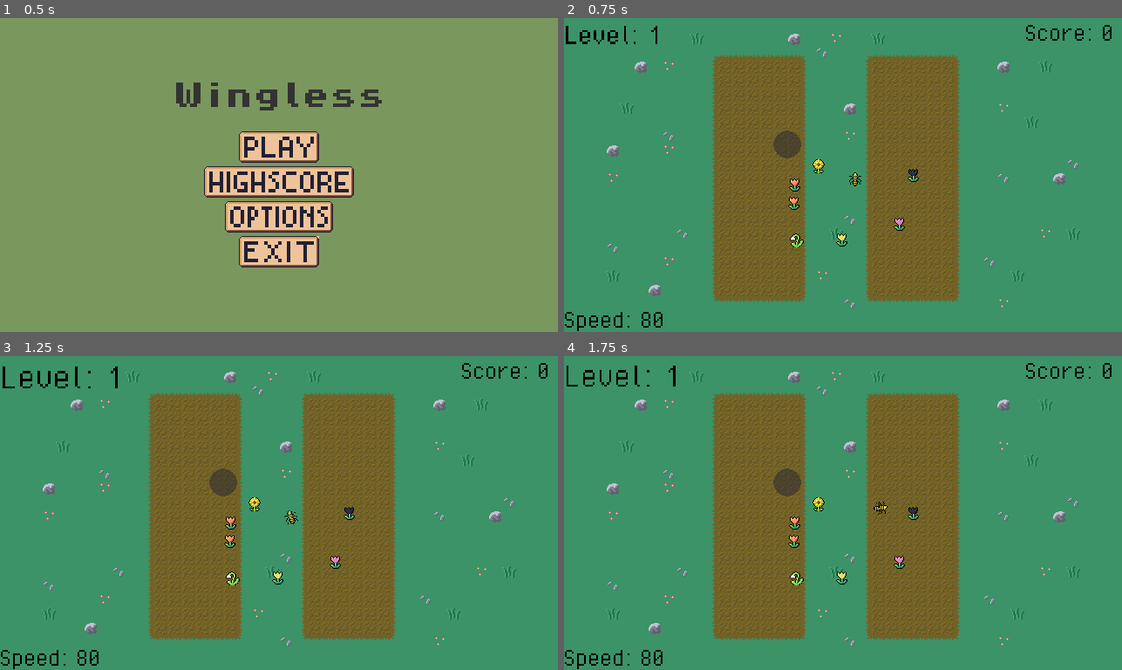
Above: before the commit, frames 1-4 (two rows, left to right).
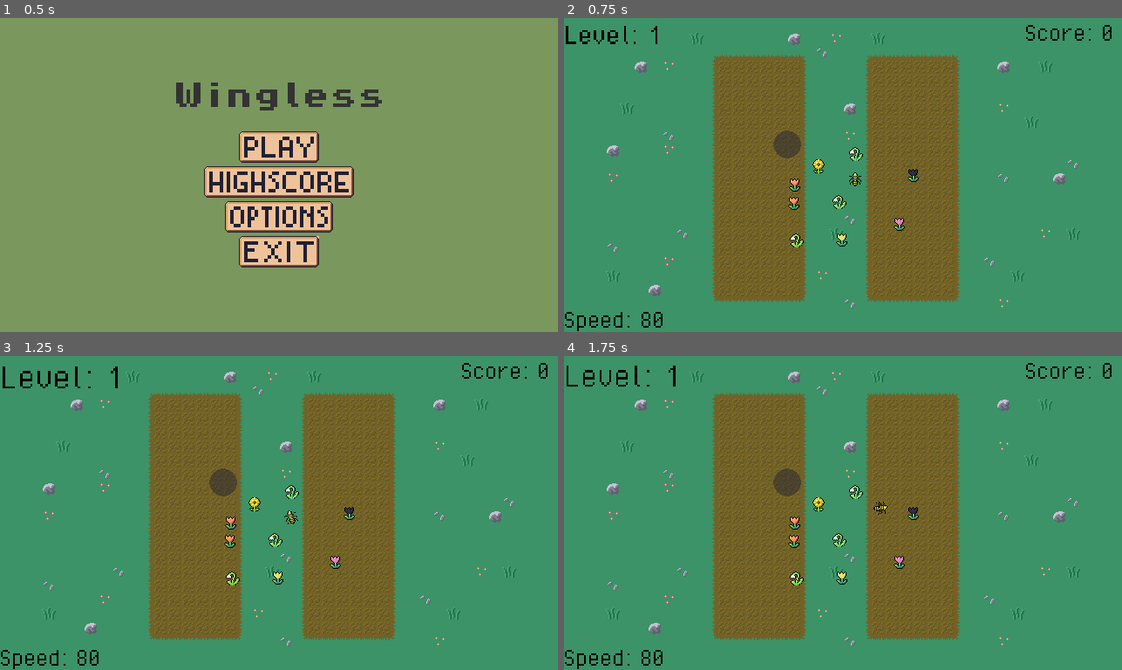
Above: after the commit, the same moments.

Repository: peterakerblom/wingless
Game: Godot game, scene res://scenes/ui/main_menu.tscn
The game is run twice, just before and just after one commit, with the same random seed, the same clock (stepped at 60 frames per second) and the same inputs. Sound files missing from this copy of the repository are replaced by a short silence.
Inputs (mouse positions are in pixels of both pictures, inside the frame that each line leads up to):
- Up to frame 1 (0.5 s): no input
- Up to frame 2 (0.75 s): click (843, 146) at 0.5 s
- Up to frame 3 (1.25 s): no input
- Up to frame 4 (1.75 s): move the mouse to (965, 497) at 1.27 s; hold W (move_up) from 1.28 s (still down)

Frame 1 is identical in both runs. In frame 2, 0.1% of the frame differs, in the area x 48-54%, y 41-61%; in frame 3, 0.1%; in frame 4, 0.1%.

Commit message:
fix: icons and powerups

Diff:
--- a/resources/powerups/extra_points_res.tres
+++ b/resources/powerups/extra_points_res.tres
@@ -1,6 +1,7 @@
-[gd_resource type="Resource" script_class="ExtraPoints" load_steps=2 format=3 uid="uid://bw4tvrtpt0ec3"]
+[gd_resource type="Resource" script_class="ExtraPoints" load_steps=3 format=3 uid="uid://bw4tvrtpt0ec3"]
 
 [ext_resource type="Script" path="res://scripts/powerups/extra_points.gd" id="1_j0x53"]
+[ext_resource type="Texture2D" uid="uid://plxjpfprcmk6" path="res://assets/images/icons/icon_coins_16.png" id="1_w5xf7"]
 
 [resource]
 script = ExtResource("1_j0x53")
@@ -8,3 +9,4 @@
 points_multiplier = 2
 powerup_duration = 15.0
 powerup_name = "Extra Points"
+icon = ExtResource("1_w5xf7")
--- a/resources/powerups/freeze_enemies_res.tres
+++ b/resources/powerups/freeze_enemies_res.tres
@@ -1,8 +1,10 @@
-[gd_resource type="Resource" script_class="FreezeEnemies" load_steps=2 format=3 uid="uid://mngbtoekh6jr"]
+[gd_resource type="Resource" script_class="FreezeEnemies" load_steps=3 format=3 uid="uid://bldqld7208fo6"]
 
+[ext_resource type="Texture2D" uid="uid://dfbg3wvwl872w" path="res://assets/images/icons/icon_freeze_16.png" id="1_hltcg"]
 [ext_resource type="Script" path="res://scripts/powerups/freeze_enemies.gd" id="1_xhjk0"]
 
 [resource]
 script = ExtResource("1_xhjk0")
 powerup_duration = 5.0
 powerup_name = "Freeze Enemies"
+icon = ExtResource("1_hltcg")
--- a/resources/powerups/increase_speed_res.tres
+++ b/resources/powerups/increase_speed_res.tres
@@ -1,9 +1,11 @@
-[gd_resource type="Resource" script_class="IncreaseSpeed" load_steps=2 format=3 uid="uid://dplb1rboel0aq"]
+[gd_resource type="Resource" script_class="IncreaseSpeed" load_steps=3 format=3 uid="uid://dplb1rboel0aq"]
 
 [ext_resource type="Script" path="res://scripts/powerups/speed.gd" id="1_g0wgd"]
+[ext_resource type="Texture2D" uid="uid://d0ak0rta1bkd8" path="res://assets/images/icons/icon_speed_16.png" id="1_ncdq7"]
 
 [resource]
 script = ExtResource("1_g0wgd")
 speed_boost = 15.0
 powerup_duration = 10.0
 powerup_name = "Increased Speed"
+icon = ExtResource("1_ncdq7")
--- a/scenes/game_ui/powerup_bar.tscn
+++ b/scenes/game_ui/powerup_bar.tscn
@@ -26,11 +26,19 @@
 value = 40.0
 show_percentage = false
 
-[node name="Label" type="Label" parent="."]
+[node name="HBoxContainer" type="HBoxContainer" parent="ProgressBar"]
 layout_mode = 0
-offset_left = -86.0
-offset_right = 91.0
+offset_right = 327.0
 offset_bottom = 27.0
+alignment = 1
+
+[node name="Label" type="Label" parent="ProgressBar/HBoxContainer"]
+layout_mode = 2
 theme_override_fonts/font = ExtResource("2_eck46")
 horizontal_alignment = 1
 vertical_alignment = 1
+
+[node name="TextureRect" type="TextureRect" parent="ProgressBar/HBoxContainer"]
+layout_mode = 2
+size_flags_vertical = 4
+stretch_mode = 2
--- a/scenes/level.tscn
+++ b/scenes/level.tscn
@@ -97,13 +97,19 @@
 position = Vector2(267, 255)
 scale = Vector2(1, 1.00778)
 
+[node name="Plant8" parent="Flowers" instance=ExtResource("16_qr8o6")]
+position = Vector2(316, 211)
+
+[node name="Plant9" parent="Flowers" instance=ExtResource("16_qr8o6")]
+position = Vector2(335, 156)
+
 [node name="Enemies" type="Node" parent="."]
 
 [node name="Spawns" type="Node" parent="."]
 
-[node name="SpawnLeft" parent="Spawns" groups=["Spawns"] instance=ExtResource("5_51k3b")]
+[node name="SpawnLeft" parent="Spawns" instance=ExtResource("5_51k3b")]
 
-[node name="SpawnRight" parent="Spawns" groups=["Spawns"] instance=ExtResource("5_51k3b")]
+[node name="SpawnRight" parent="Spawns" instance=ExtResource("5_51k3b")]
 position = Vector2(620, 0)
 flip_texture = true
 
--- a/scenes/spawn.tscn
+++ b/scenes/spawn.tscn
@@ -5,7 +5,7 @@
 [sub_resource type="RectangleShape2D" id="RectangleShape2D_dft0q"]
 size = Vector2(20, 360)
 
-[node name="Spawn" type="StaticBody2D"]
+[node name="Spawn" type="StaticBody2D" groups=["Spawns"]]
 script = ExtResource("1_gsica")
 
 [node name="CollisionShape2D" type="CollisionShape2D" parent="."]
--- a/scripts/globals/highscore_manager.gd
+++ b/scripts/globals/highscore_manager.gd
@@ -14,7 +14,8 @@
 
 func add_score(score: int, level: int) -> void:
 	highscores.append({"score": score, "level": level})
-	highscores.sort_custom(func(a,b): return b["score"] - a["score"])
+	#highscores.sort_custom(func(a,b): return b["score"] - a["score"])
+	highscores.sort_custom(func(a, b): return a["score"] > b["score"])
 	if highscores.size() > 10:
 		highscores = highscores.slice(0, 10)
 	print("💾 Sparar highscores")
@@ -38,9 +39,12 @@
 	var file = FileAccess.open(SAVE_PATH, FileAccess.READ)
 	if not file:
 		print("LOADING ERROR: Could not read file")
+		return
 	var text = file.get_as_text()
 	var json = JSON.parse_string(text)
 	if typeof(json) != TYPE_ARRAY:
 		print("LOADING ERROR: Data is not a TYPED_ARRAY")
-	highscores = json
+		highscores = []
+	else:
+		highscores = json
 	file.close()
--- a/scripts/plant.gd
+++ b/scripts/plant.gd
@@ -71,8 +71,6 @@
 	_on_pickup()
 	play_pop_animation()
 
-
-
 func _play_pop_sound():
 	var player = AudioStreamPlayer.new()
 	player.stream = pop_sound
@@ -101,7 +99,6 @@
 	particles.z_index = 999
 	get_tree().current_scene.add_child(particles)
 
-
 func _on_pickup():
 	var camera = get_tree().current_scene.get_node("Camera2D")
 	if camera:
--- a/scripts/powerup_bar.gd
+++ b/scripts/powerup_bar.gd
@@ -3,7 +3,8 @@
 signal expired(powerup)
 
 @onready var bar: ProgressBar = $ProgressBar
-@onready var label: Label = $Label
+@onready var texture_rect: TextureRect = $ProgressBar/HBoxContainer/TextureRect
+@onready var label: Label = $ProgressBar/HBoxContainer/Label
 
 var duration := 1.0
 var time_left := 1.0
@@ -24,6 +25,7 @@
 
 func start(powerup: Powerup): # , duration_value: float
 	active_powerup = powerup
+	texture_rect.texture = powerup.icon
 	duration = powerup.powerup_duration
 	time_left = duration
 	label.text = powerup.powerup_name
--- a/scripts/powerups/extra_points.gd
+++ b/scripts/powerups/extra_points.gd
@@ -5,11 +5,17 @@
 @export var points_multiplier: int = 2
 
 func apply(target: Node):
+	_multiply_points(target)
+
+func remove(taget: Node):
+	pass
+
+func _multiply_points(target: Node):
 	if target.data:
-		print(target)
 		target.data.points = target.data.points + bonus_points
 		pass
-		#print("Extra points:", bonus_points, "from", target.data.plant_name)
+	#print("Extra points:", bonus_points, "from", target.data.plant_name)
+
 
 # Called when the node enters the scene tree for the first time.
 func _ready() -> void:
--- a/scripts/powerups/freeze_enemies.gd
+++ b/scripts/powerups/freeze_enemies.gd
@@ -1,11 +1,8 @@
 extends Powerup
 class_name FreezeEnemies
 
-#@export var duration: float = 3.0
-
 func apply(target: Node):
 	_freeze_enemies(target)
-	# Här kan du signalera eller kalla en EnemyManager
 
 func remove(target: Node):
 	_unfreeze_enemies(target)
@@ -29,7 +26,6 @@
 
 
 func _unfreeze_enemies(target: Node):
-	print("Unfreezing all enemies!")
 	var tree = target.get_tree()
 	if not tree:
 		return
--- a/scripts/powerups/powerup.gd
+++ b/scripts/powerups/powerup.gd
@@ -3,6 +3,7 @@
 
 @export var powerup_duration: float
 @export var powerup_name: String
+@export var icon: Texture2D
 
 # Varje powerup kan skriva över detta
 func apply(target: Node):
--- a/scripts/powerups/speed.gd
+++ b/scripts/powerups/speed.gd
@@ -2,7 +2,6 @@
 class_name IncreaseSpeed
 
 @export var speed_boost: float
-#@export var powerup_duration: float = 5.0
 
 signal timeout
 
@@ -11,11 +10,9 @@
 
 func remove(target: Node):
 	PlayerStats.player_speed -= speed_boost
-	print("Speedboost over")
 
 func increase_speed() -> void:
 	PlayerStats.player_speed += speed_boost
-	print("Speedboost started")
 
 # Called when the node enters the scene tree for the first time.
 func _ready() -> void:
Binary file added: assets/images/icons/barrier_32.png
Not shown, added: assets/images/icons/barrier_32.png.import
Binary file added: assets/images/icons/icon_coins_16.png
Not shown, added: assets/images/icons/icon_coins_16.png.import
Binary file added: assets/images/icons/icon_flash_16.png
Not shown, added: assets/images/icons/icon_flash_16.png.import
Binary file added: assets/images/icons/icon_freeze_16.png
Not shown, added: assets/images/icons/icon_freeze_16.png.import
Binary file added: assets/images/icons/icon_shield_16.png
Not shown, added: assets/images/icons/icon_shield_16.png.import
Binary file added: assets/images/icons/icon_speed_16.png
Not shown, added: assets/images/icons/icon_speed_16.png.import
(and 1 more such lines)
